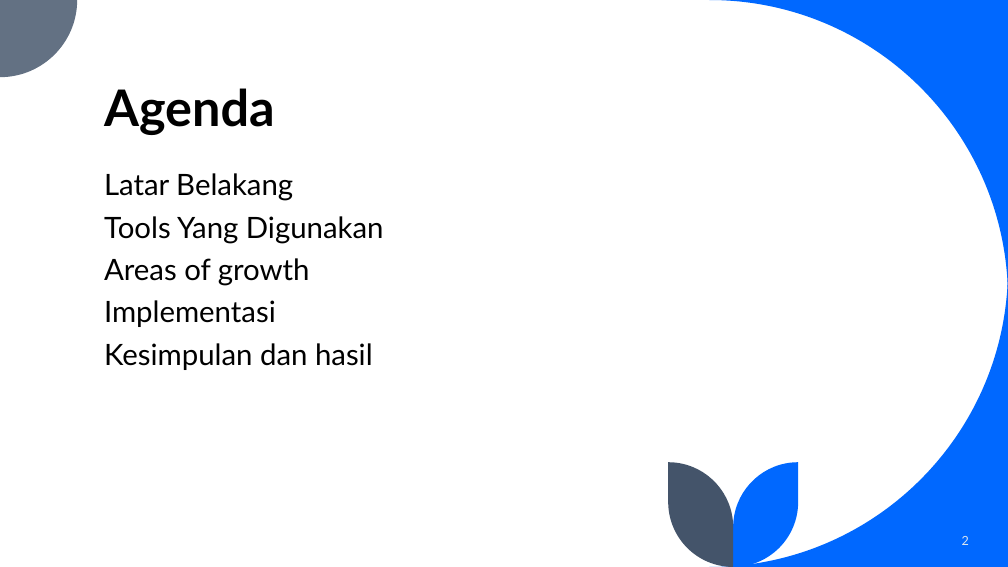
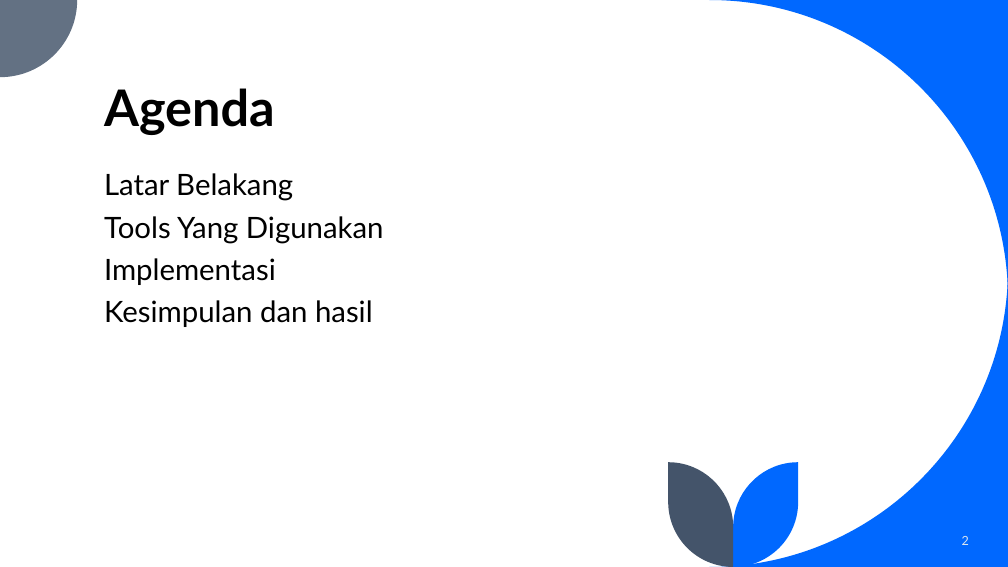
Before and after one commit to iseplutpinur/tugas_besar_big_data_semester7, a slide deck: slide 2 of TUGAS BESAR BIG DATA ISEP-FARHAN-TAUFIQ-DARA.pptx. Drawn at 1008x567 pixels with LibreOffice and Linux fonts; fonts in the diff are those of the drawing. Boxes give left, top, right and bottom in pixels: in the first picture for what was removed or moved away, otherwise in the second. Text is boxed around its words. In the diff, an @@ line names an element or a change of style, - is before the commit and + after.

```diff
--- a/TUGAS BESAR BIG DATA ISEP-FARHAN-TAUFIQ-DARA.pptx
+++ b/TUGAS BESAR BIG DATA ISEP-FARHAN-TAUFIQ-DARA.pptx
@@ text at (104,258,310,285): paragraph removed @@
-Areas of growth
```
Also in this commit, not shown: 1 other slide changed, 1 other file.
